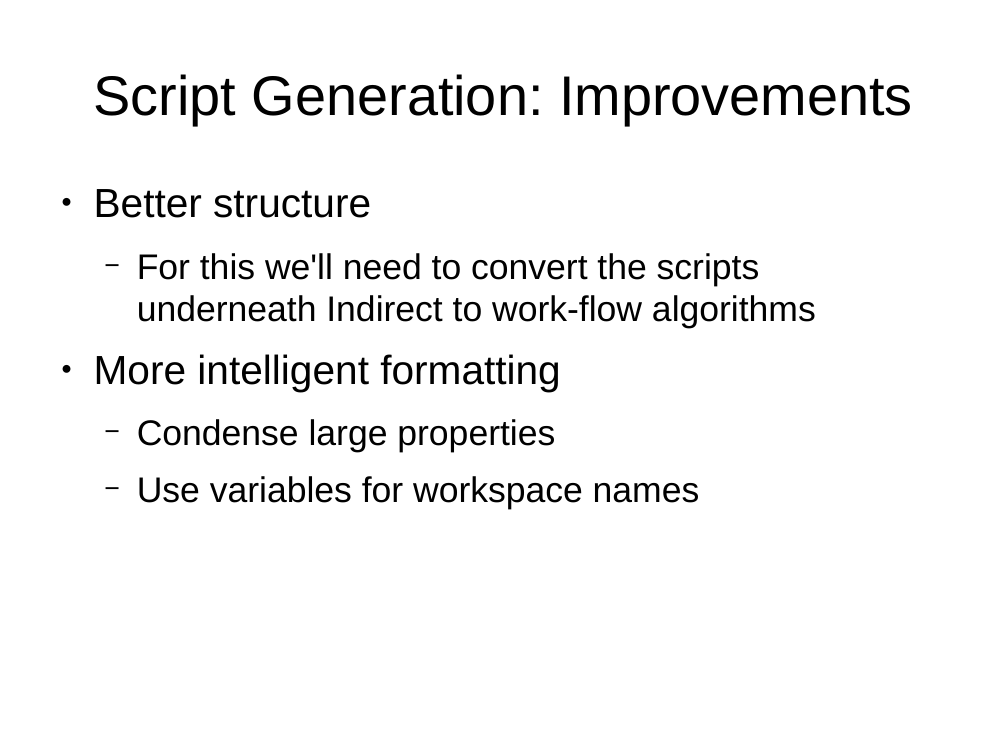
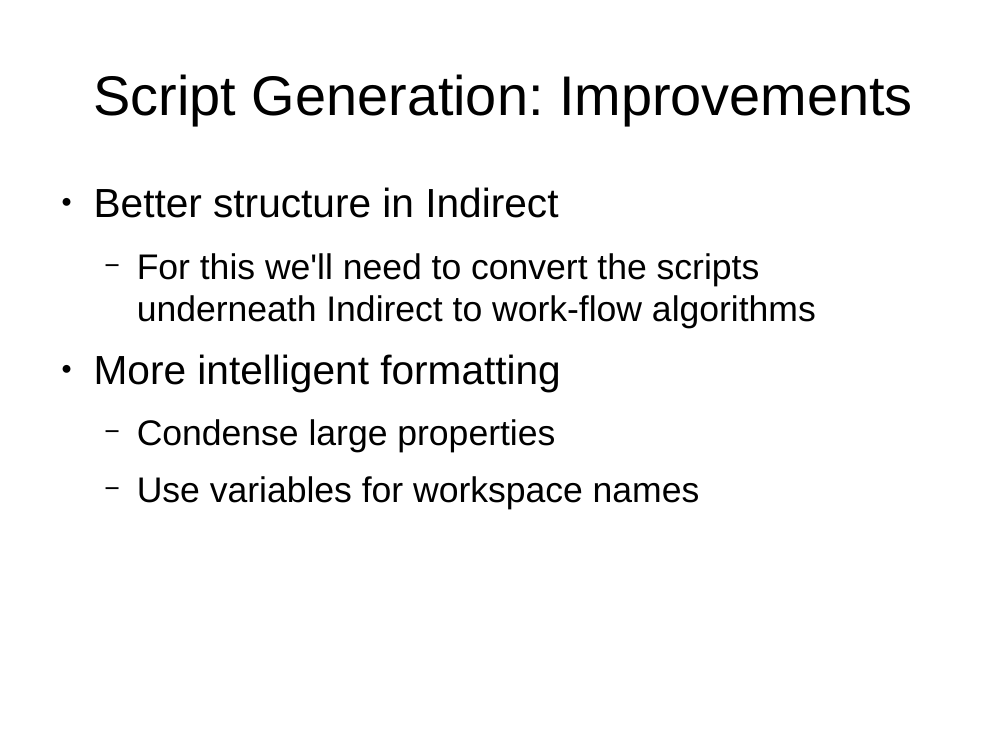
Before and after one commit to samueljackson92/documents, a slide deck: slide 4 of RAL/msg_presentation.odp. Drawn at 1008x756 pixels with LibreOffice and Linux fonts; fonts in the diff are those of the drawing. Boxes give left, top, right and bottom in pixels: in the first picture for what was removed or moved away, otherwise in the second. Text is boxed around its words. In the diff, an @@ line names an element or a change of style, - is before the commit and + after.

```diff
--- a/RAL/msg_presentation.odp
+++ b/RAL/msg_presentation.odp
@@ text at (94,187,558,218): text changed @@
-● Better structure
+● Better structure in Indirect
```
Also in this commit, not shown: 1 other slide changed.
